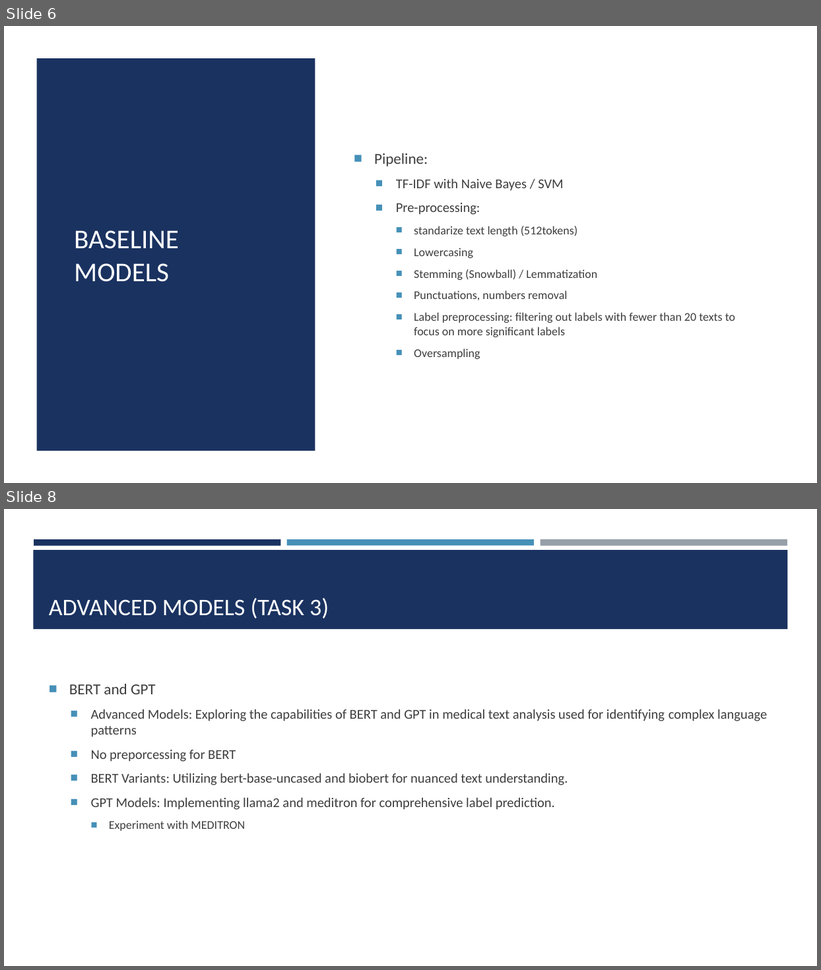
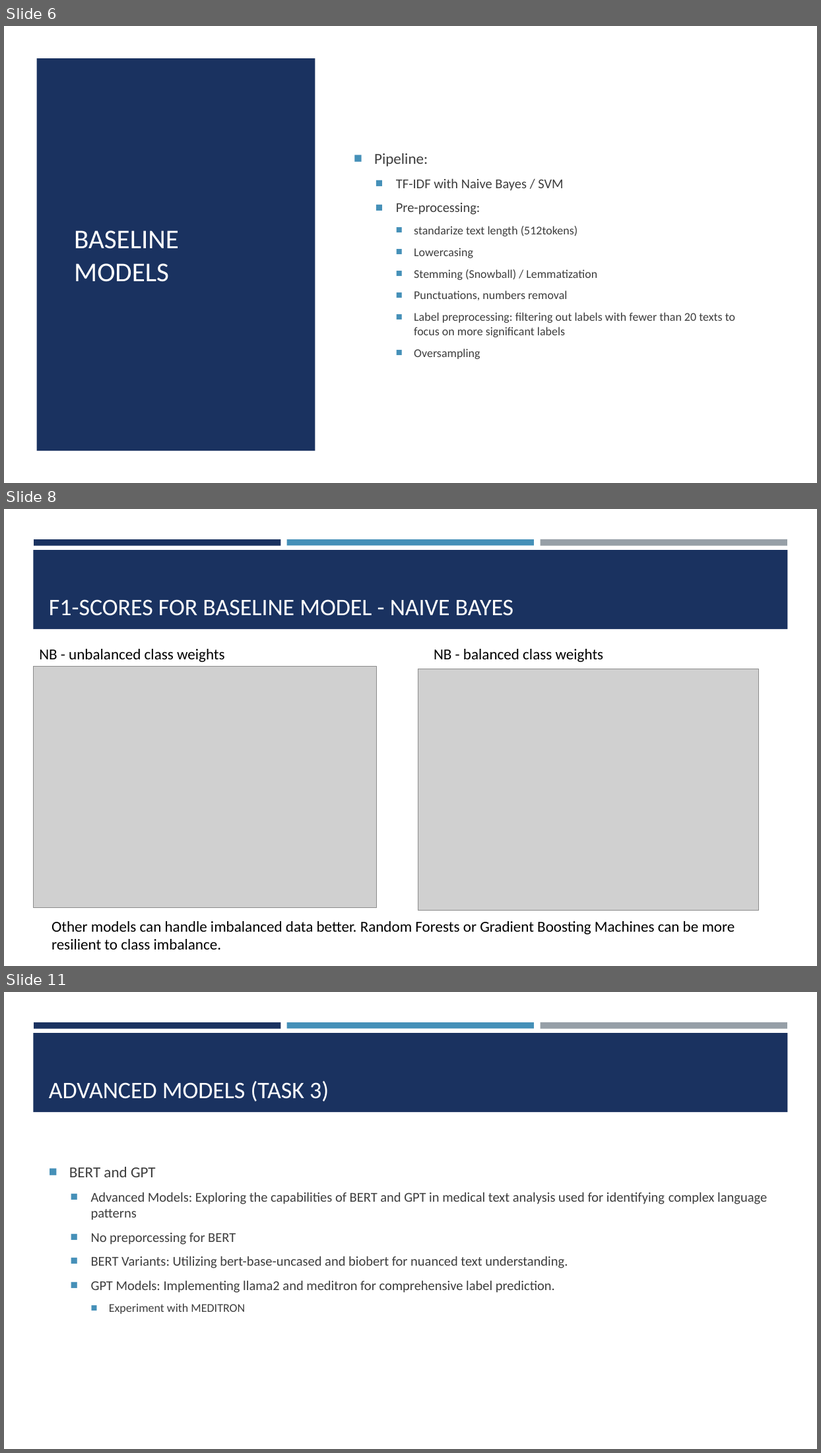
Before and after one commit to josefweibel/nlp-medical-project, a slide deck: presentations/Final Presentation.pptx. Shown one above the other, each under a label of ours: slides 6 and 8 before the commit, slides 6, 8 and 11 after it; the slides between them are not shown. The pictures are 821x970 and 821x1453 pixels, drawn with LibreOffice and Linux fonts; fonts in the diff are those of the drawing; grey boxes stand for pictures. Boxes give left, top, right and bottom in pixels: in the first picture for what was removed or moved away, otherwise in the second. Text is boxed around its words. In the diff, an @@ line names an element or a change of style, - is before the commit and + after.

```diff
--- a/presentations/Final Presentation.pptx
+++ b/presentations/Final Presentation.pptx
@@ slide 8 added at (4,509,817,966), background #FFFFFF; not listed: 4 template elements that a slide beside it also shows @@
@@ title added at (49,599,514,616), 28 pt, text #FFFFFF @@
+F1-SCORES FOR BASELINE MODEL - NAIVE BAYES
@@ picture added at (33,666,377,908) @@
@@ text added at (39,649,225,662), 18 pt, text #000000 @@
+NB - unbalanced class weights
@@ text added at (434,649,604,662), 18 pt, text #000000 @@
+NB - balanced class weights
@@ picture added at (418,669,758,911) @@
@@ text added at (52,921,735,950), 18 pt, text #000000 @@
+Other models can handle imbalanced data better. Random Forests or Gradient Boosting Machines can be more resilient to class imbalance.
@@ what was slide 8 is now slide 11 @@
```
Also in this commit, not shown: 1 slide changed, 2 other slides added, 1 other file.
